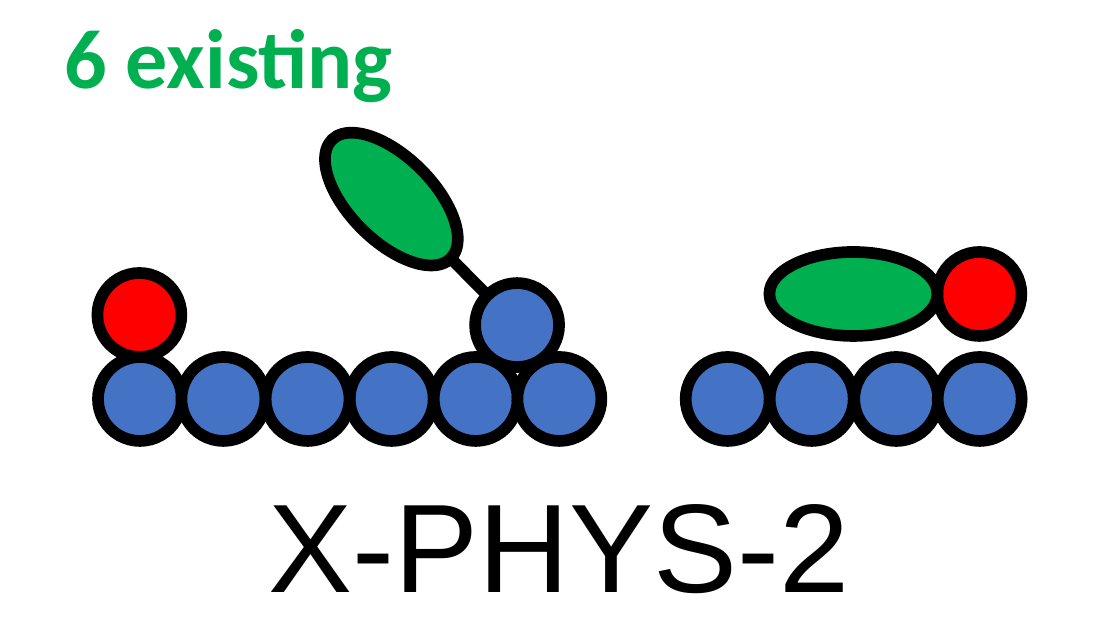
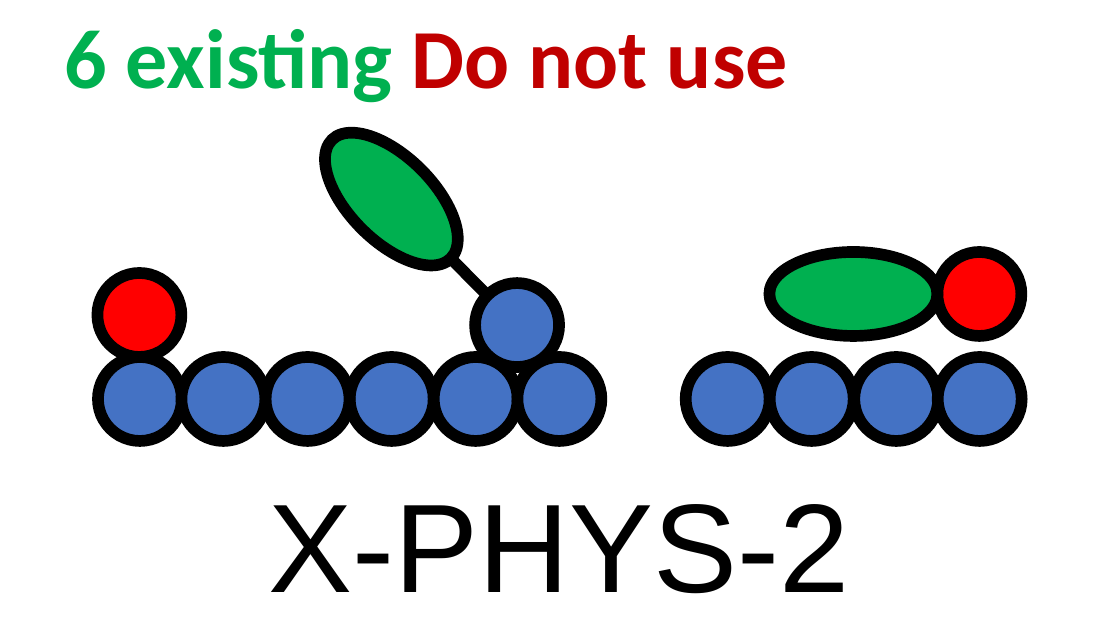
Before and after one commit to rzk1/ullmann, a slide deck: slide 31 of Labels/labels.pptx (slide 30 before the commit). Drawn at 1120x630 pixels with LibreOffice and Linux fonts; fonts in the diff are those of the drawing. Boxes give left, top, right and bottom in pixels: in the first picture for what was removed or moved away, otherwise in the second. Text is boxed around its words. In the diff, an @@ line names an element or a change of style, - is before the commit and + after.

Commit message:
Labels pre-existing, minor corrections

```diff
--- a/Labels/labels.pptx
+++ b/Labels/labels.pptx
@@ text at (64,29,788,103): text changed @@
-6 existing
+6 existing Do not use
```
Also in this commit, not shown: 5 other slides changed, 1 slide added, 21 other files.
